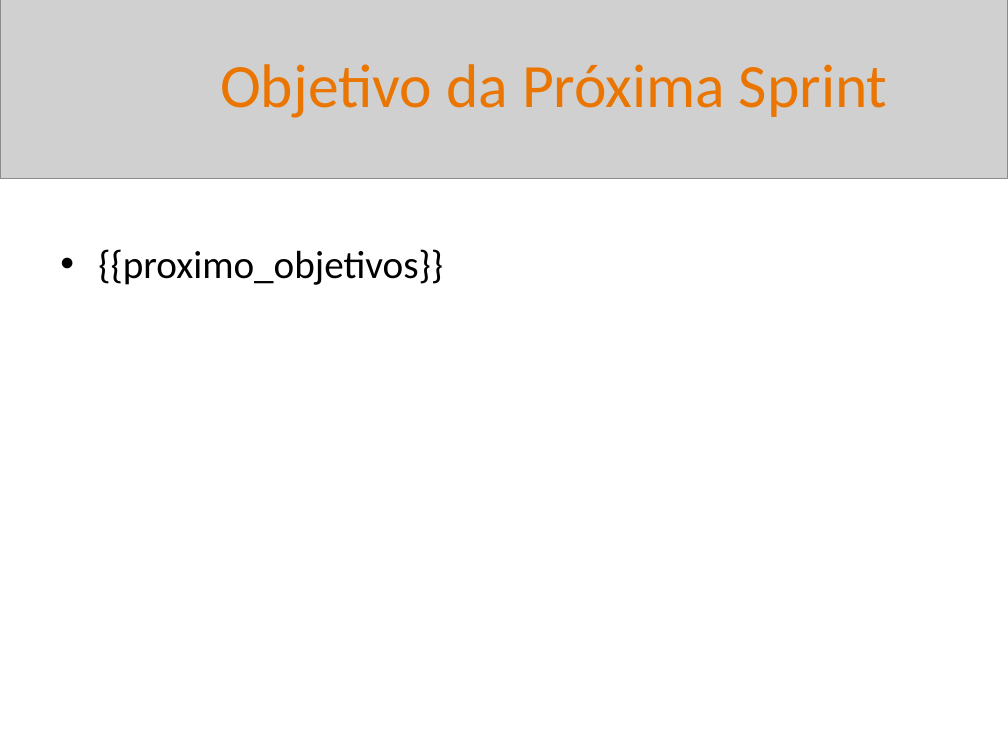
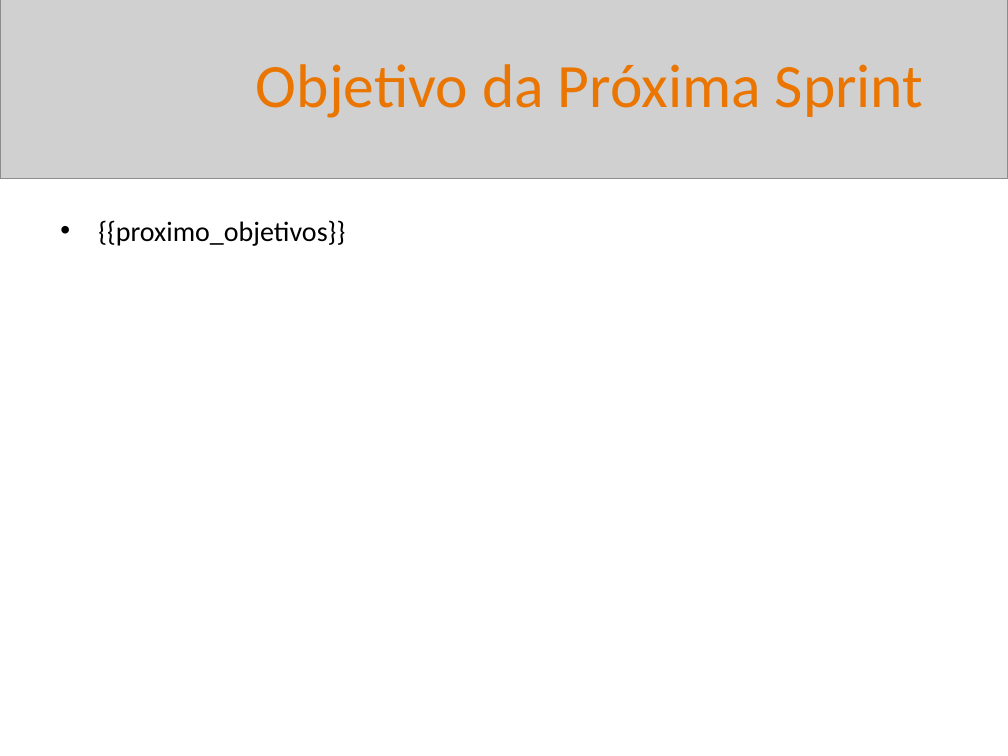
Before and after one commit to BetoFigu66/AgenteAssistenteDeVendas, a slide deck: slide 11 of artefatos/gerente_de_projetos/report_templates/template_sprint_review_interno.pptx (slide 9 before the commit). Drawn at 1008x756 pixels with LibreOffice and Linux fonts; fonts in the diff are those of the drawing; grey boxes stand for pictures. Boxes give left, top, right and bottom in pixels: in the first picture for what was removed or moved away, otherwise in the second. Text is boxed around its words. In the diff, an @@ line names an element or a change of style, - is before the commit and + after.

Commit message:
Evolução do gerente de projetos na geração de sprint report.

```diff
--- a/artefatos/gerente_de_projetos/report_templates/template_sprint_review_interno.pptx
+++ b/artefatos/gerente_de_projetos/report_templates/template_sprint_review_interno.pptx
@@ text "Objetivo da Próxima Sprint": place and size @@
-text "Objetivo da Próxima Sprint" at (220,64,888,118)
+text "Objetivo da Próxima Sprint" at (256,64,924,118)
@@ text "{{proximo_objetivos}}": place and size @@
-text "{{proximo_objetivos}}" at (98,249,443,285)
+text "{{proximo_objetivos}}" at (98,220,345,246)
@@ text "{{proximo_objetivos}}" at (98,220,345,246): size 28 to 20 pt @@
```
Also in this commit, not shown: 6 other slides changed, 4 slides added, 2 slides removed, 12 other files.
